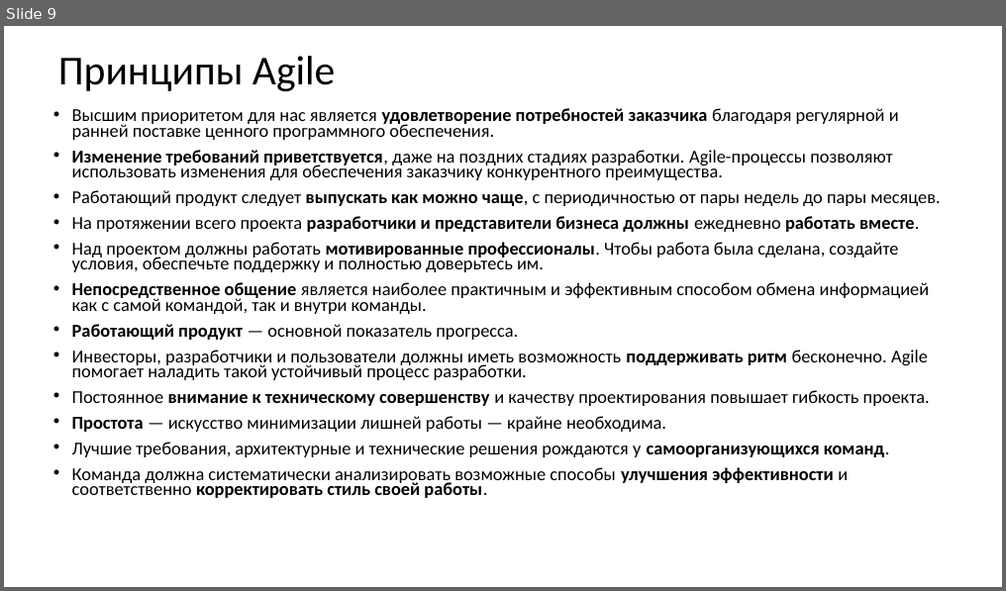
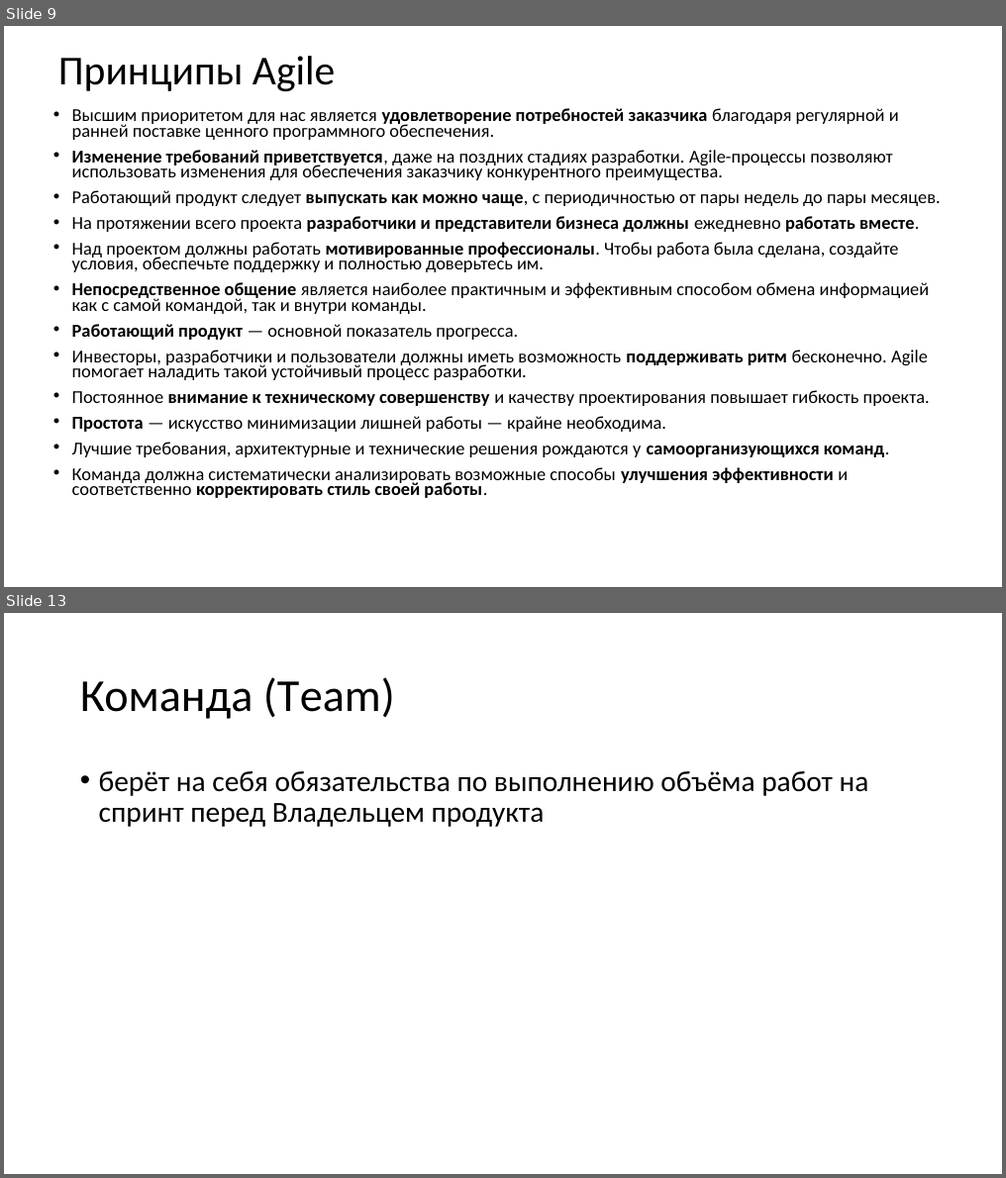
Before and after one commit to xtrueman/soft_dev_mgmt_course, a slide deck: slides/01-SCRUM.pptx. Shown one above the other, each under a label of ours: slide 9 before the commit, slides 9 and 13 after it; the slides between them are not shown. The pictures are 1006x591 and 1006x1178 pixels, drawn with LibreOffice and Linux fonts; fonts in the diff are those of the drawing. Boxes give left, top, right and bottom in pixels: in the first picture for what was removed or moved away, otherwise in the second. Text is boxed around its words. In the diff, an @@ line names an element or a change of style, - is before the commit and + after.

Commit message:
продолжение работы над курсов

```diff
--- a/slides/01-SCRUM.pptx
+++ b/slides/01-SCRUM.pptx
@@ slide 13 added at <box>4,613,1002,1174</box>, background #FFFFFF @@
@@ title added at <box>80,677,395,719</box>, 44 pt, text #000000 @@
+Команда (Team)
@@ text added at <box>99,771,869,827</box>, 28 pt, text #000000 @@
+• берёт на себя обязательства по выполнению объёма работ на спринт перед Владельцем продукта
```
Also in this commit, not shown: 3 other slides added, 2 other files.
